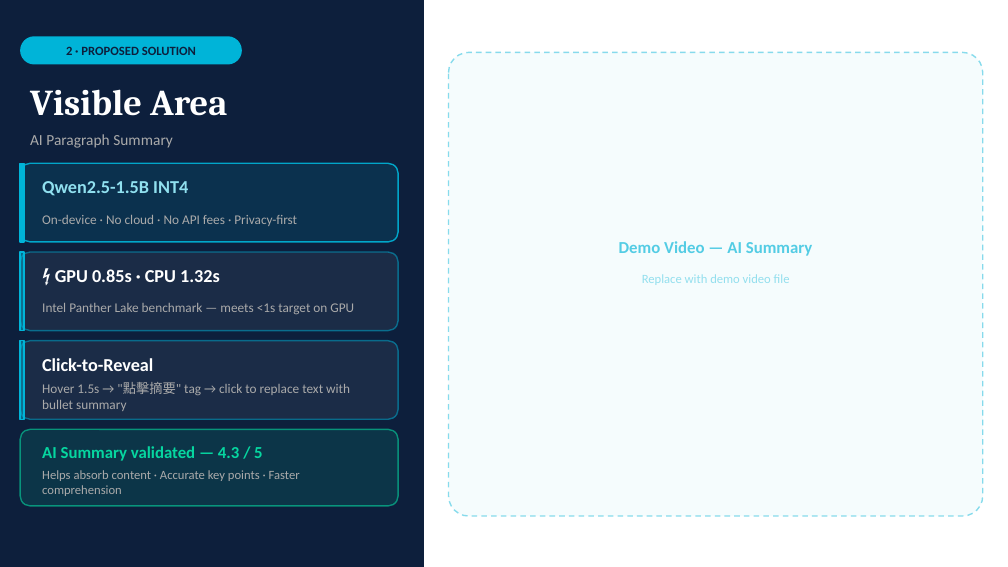
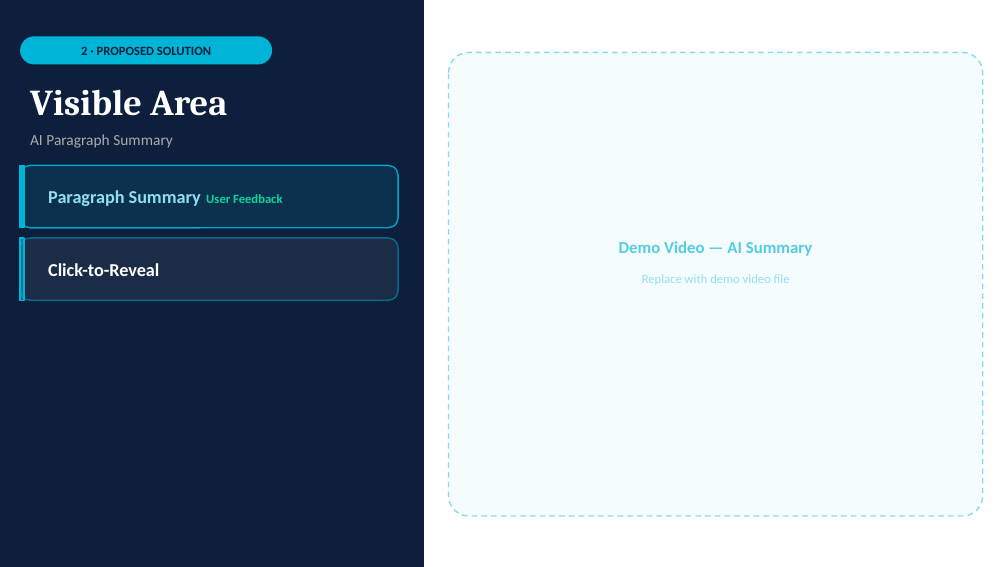
Before and after one commit to calvinchen0810/ai-kwau, a slide deck: slide 7 of ai-kwau-final.pptx (slide 6 before the commit). Drawn at 1008x567 pixels with LibreOffice and Linux fonts; fonts in the diff are those of the drawing. Boxes give left, top, right and bottom in pixels: in the first picture for what was removed or moved away, otherwise in the second. Text is boxed around its words. In the diff, an @@ line names an element or a change of style, - is before the commit and + after.

```diff
--- a/ai-kwau-final.pptx
+++ b/ai-kwau-final.pptx
@@ rounded rectangle "2 · PROPOSED SOLUTION": place and size @@
-rounded rectangle "2 · PROPOSED SOLUTION" at bbox=[20, 36, 242, 65]
+rounded rectangle "2 · PROPOSED SOLUTION" at bbox=[20, 36, 272, 65]
@@ rounded rectangle: place and size @@
-rounded rectangle at bbox=[20, 163, 398, 242]
+rounded rectangle at bbox=[20, 165, 398, 228]
@@ rounded rectangle at bbox=[20, 165, 398, 228]: proportions changed @@
@@ rectangle: place and size @@
-rectangle at bbox=[20, 163, 24, 242]
+rectangle at bbox=[20, 165, 24, 228]
@@ text removed at bbox=[42, 181, 188, 196] @@
-Qwen2.5-1.5B INT4
@@ text added at bbox=[48, 190, 282, 206], 13 pt, text #90E0EF, bold @@
+Paragraph Summary User Feedback
@@ rounded rectangle at bbox=[20, 238, 398, 300]: proportions changed @@
@@ rounded rectangle: place and size @@
-rounded rectangle at bbox=[20, 252, 398, 331]
+rounded rectangle at bbox=[20, 238, 398, 300]
@@ rectangle: place and size @@
-rectangle at bbox=[20, 252, 24, 331]
+rectangle at bbox=[20, 238, 24, 300]
@@ text removed at bbox=[42, 215, 297, 226] @@
-On-device · No cloud · No API fees · Privacy-first
@@ text "Click-to-Reveal": place and size @@
-text "Click-to-Reveal" at bbox=[42, 358, 153, 371]
+text "Click-to-Reveal" at bbox=[48, 263, 159, 276]
@@ text removed at bbox=[55, 269, 220, 282] @@
-⚡ GPU 0.85s · CPU 1.32s
@@ text removed at bbox=[42, 303, 354, 314] @@
-Intel Panther Lake benchmark — meets <1s target on GPU
@@ rounded rectangle removed at bbox=[20, 341, 398, 419] @@
@@ rectangle removed at bbox=[20, 341, 24, 419] @@
@@ text removed at bbox=[42, 382, 350, 411] @@
-Hover 1.5s → "點擊摘要" tag → click to replace text with bullet summary
@@ rounded rectangle removed at bbox=[20, 429, 398, 506] @@
@@ text removed at bbox=[42, 446, 262, 461] @@
-AI Summary validated — 4.3 / 5
@@ text removed at bbox=[42, 470, 300, 496] @@
-Helps absorb content · Accurate key points · Faster comprehension
```
Also in this commit, not shown: 8 other slides changed, 2 slides added, 2 slides removed.
